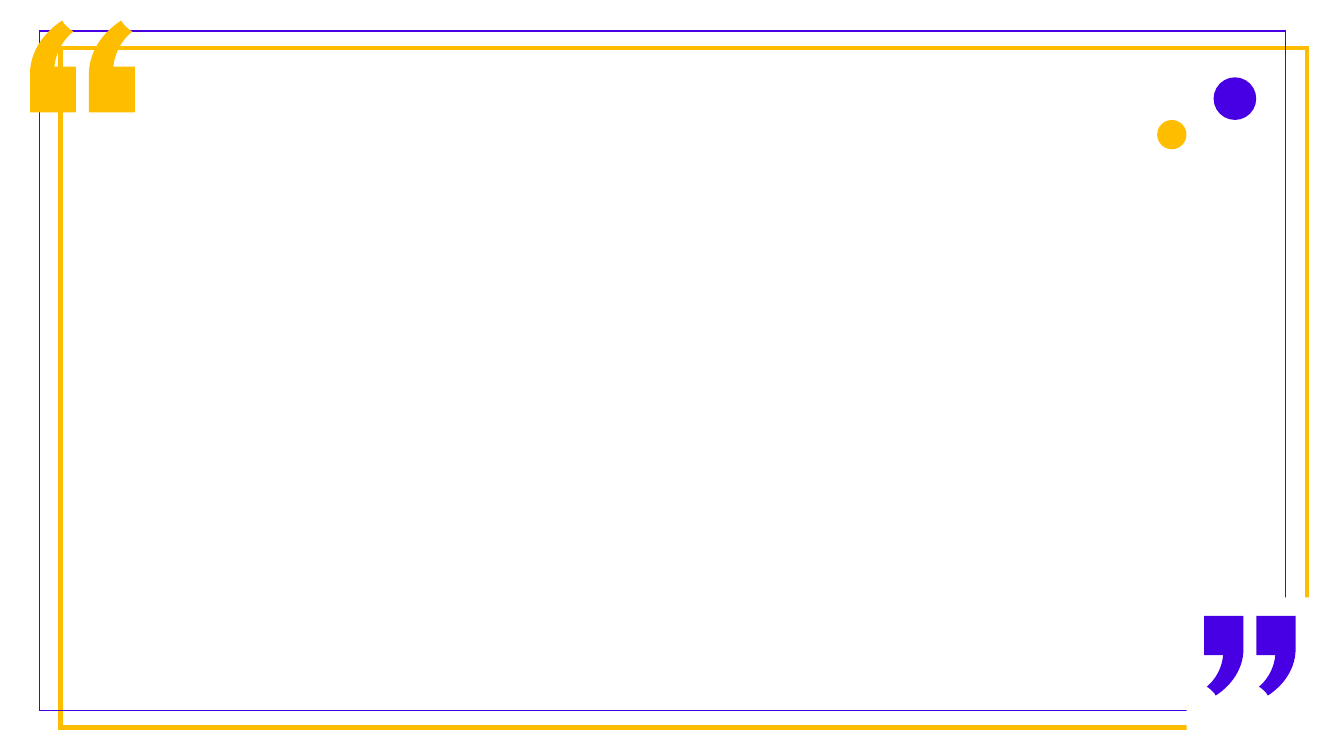
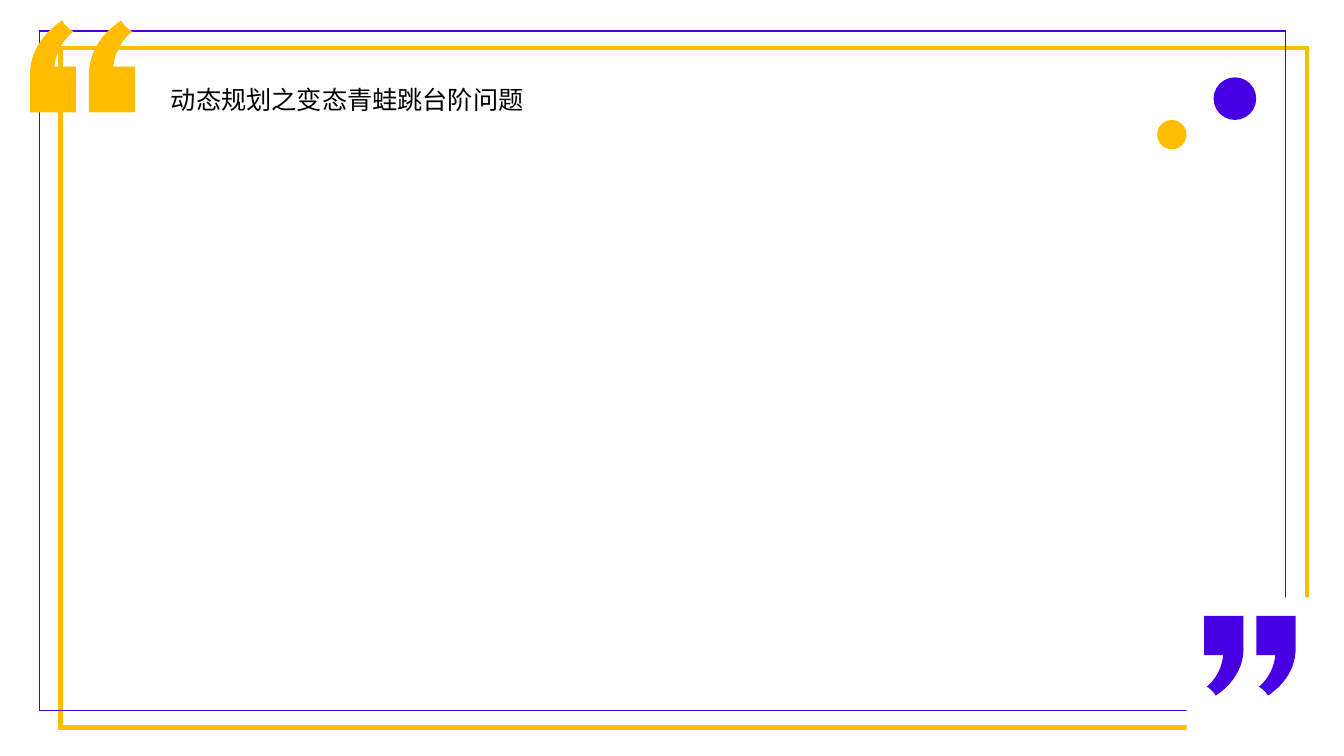
Before and after one commit to PhilRandWu/Algorithm_web, a slide deck: slide 26 of 算法练习思路整理.pptx. Drawn at 1344x756 pixels with LibreOffice and Linux fonts; fonts in the diff are those of the drawing. Boxes give left, top, right and bottom in pixels: in the first picture for what was removed or moved away, otherwise in the second. Text is boxed around its words. In the diff, an @@ line names an element or a change of style, - is before the commit and + after.

Commit message:
动态规划之青蛙跳台阶问题

```diff
--- a/算法练习思路整理.pptx
+++ b/算法练习思路整理.pptx
@@ text added at (x1=171, y1=87, x2=524, y2=111), 18 pt, text #000000 @@
+动态规划之变态青蛙跳台阶问题
```
Also in this commit, not shown: 3 other files.
